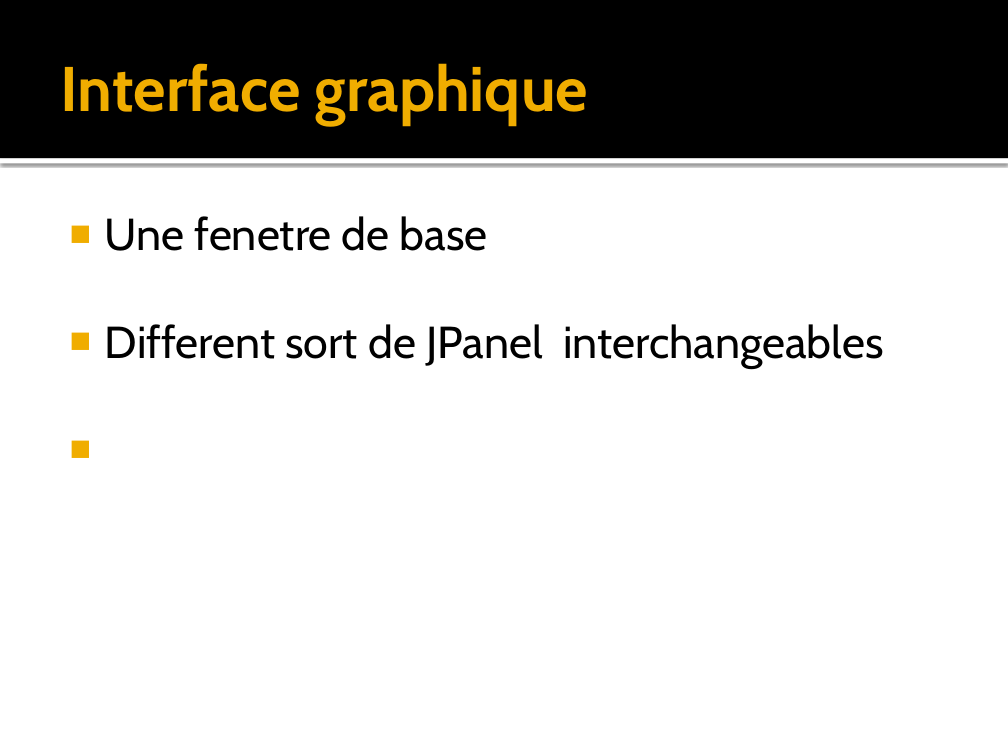
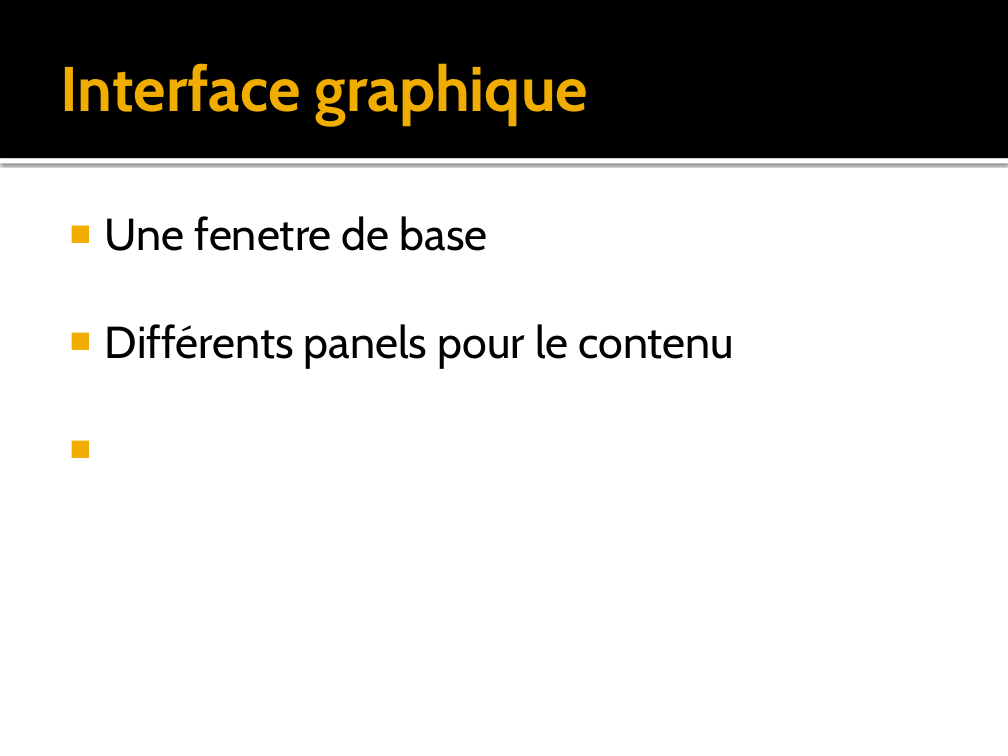
Before and after one commit to jonesbusy/killerbox, a slide deck: slide 9 of Documentation/presentation.pptx. Drawn at 1008x756 pixels with LibreOffice and Linux fonts; fonts in the diff are those of the drawing. Boxes give left, top, right and bottom in pixels: in the first picture for what was removed or moved away, otherwise in the second. Text is boxed around its words. In the diff, an @@ line names an element or a change of style, - is before the commit and + after.

```diff
--- a/Documentation/presentation.pptx
+++ b/Documentation/presentation.pptx
@@ text at (105,324,735,368): text changed @@
-■ Different sort de JPanel interchangeables
+■ Différents panels pour le contenu
```
Also in this commit, not shown: 3 other slides changed, 6 other files.
